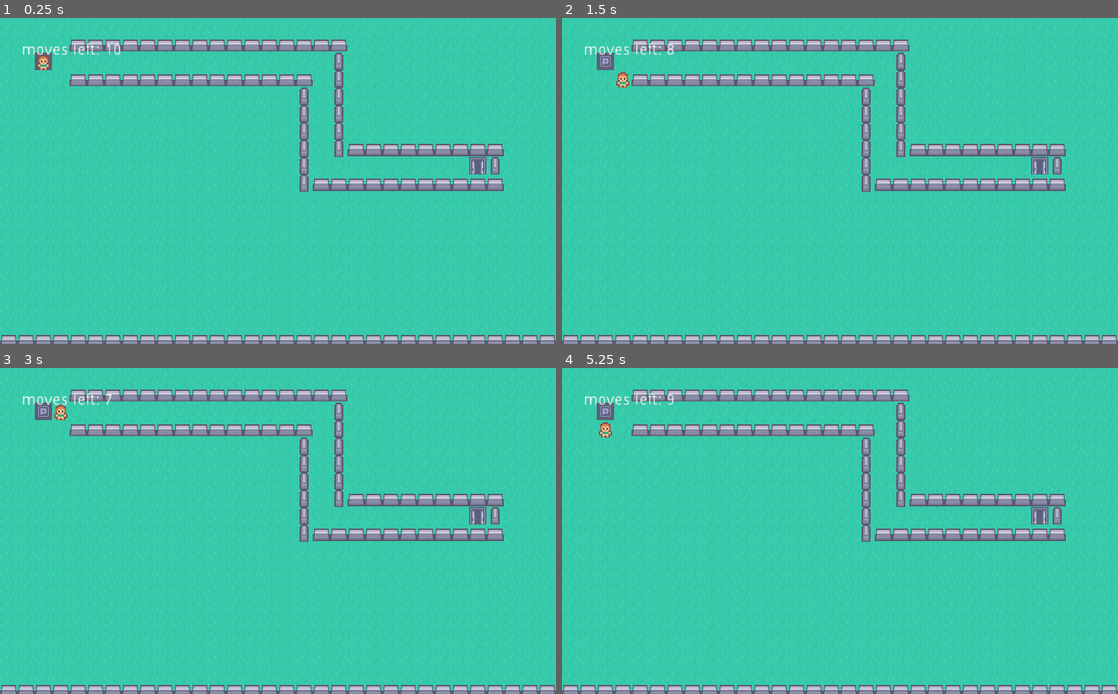
Above: before the commit, frames 1-4 (two rows, left to right).
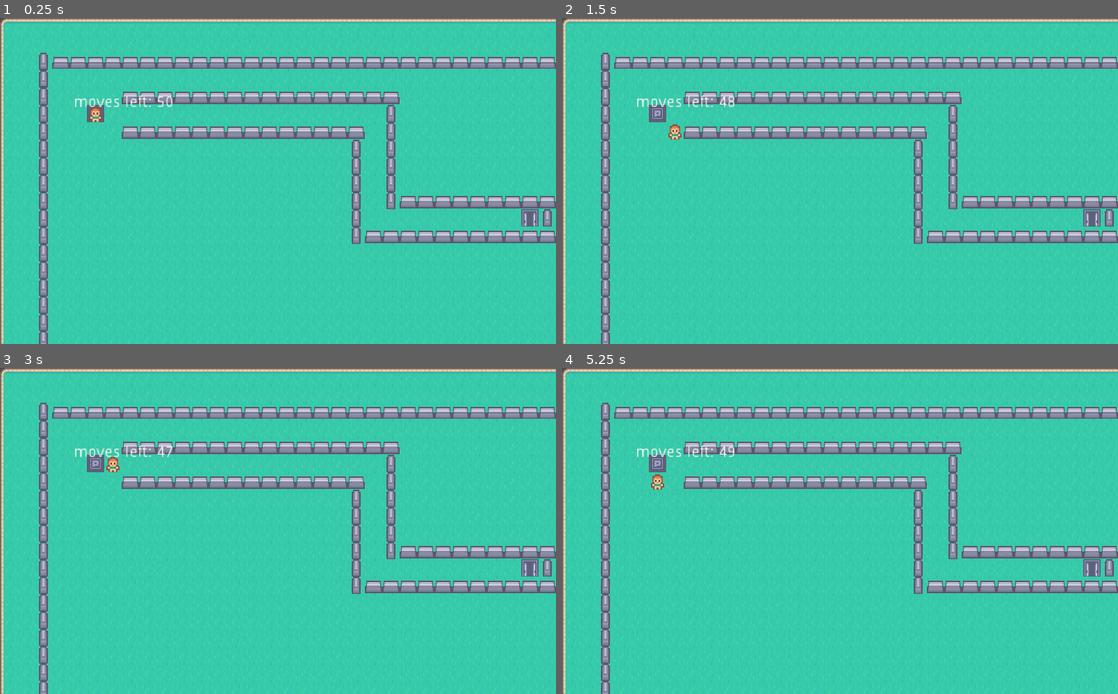
Above: after the commit, the same moments.

Repository: dsg-jam/LD50
Game: Godot game, scene res://scenes/playground.tscn
The game is run twice, just before and just after one commit, with the same random seed, the same clock (stepped at 60 frames per second) and the same inputs.
Inputs:
- Up to frame 1 (0.25 s): no input
- Up to frame 2 (1.5 s): tap Enter at 0.5 s; hold Right (move_right) 0.53-1.28 s; tap Space at 1.25 s; hold Down (move_down) from 1.28 s (still down)
- Up to frame 3 (3 s): tap Enter at 2 s; release Down (move_down) at 2.03 s; hold Right (move_right) 2.03-2.78 s; tap Space at 2.75 s; hold Up (move_up) from 2.78 s (still down)
- Up to frame 4 (5.25 s): tap Enter at 3.5 s; release Up (move_up) at 3.53 s; hold Left (move_left) 3.53-5.03 s; tap Space at 4.25 s; hold Down (move_down) from 5.03 s (still down)

The runs differ from the first frame. In frame 1, 22% of the frame differs, in the area x 0-100%, y 0-100%; in frame 2, 22%; in frame 3, 22%; in frame 4, 22%.

Commit message:
Exit point recharges player

Diff:
--- a/scenes/playground.tscn
+++ b/scenes/playground.tscn
@@ -200,6 +200,7 @@
 position = Vector2( 40, 40 )
 collision_mask = 2
 script = ExtResource( 1 )
+MAX_PLAYER_MOVES = 50
 
 [node name="Sprite" type="Sprite" parent="Player"]
 texture = ExtResource( 3 )
@@ -211,10 +212,10 @@
 position = Vector2( -20, -20 )
 current = true
 zoom = Vector2( 0.5, 0.5 )
-limit_left = 0
-limit_top = 0
-limit_right = 1050
-limit_bottom = 620
+limit_left = -48
+limit_top = -48
+limit_right = 544
+limit_bottom = 320
 
 [node name="RayCast2D" type="RayCast2D" parent="Player"]
 enabled = true
--- a/scripts/player.gd
+++ b/scripts/player.gd
@@ -58,6 +58,7 @@
 		emit_signal("update_moves_left_counter", moves_left)
 		print("Charging up, please stand by (this might take a wile...)")
 	elif body.name == "Target":
+		moves_left = MAX_PLAYER_MOVES
 		print("You completed this level successfully!")
 
 func decreas_moves_left():
